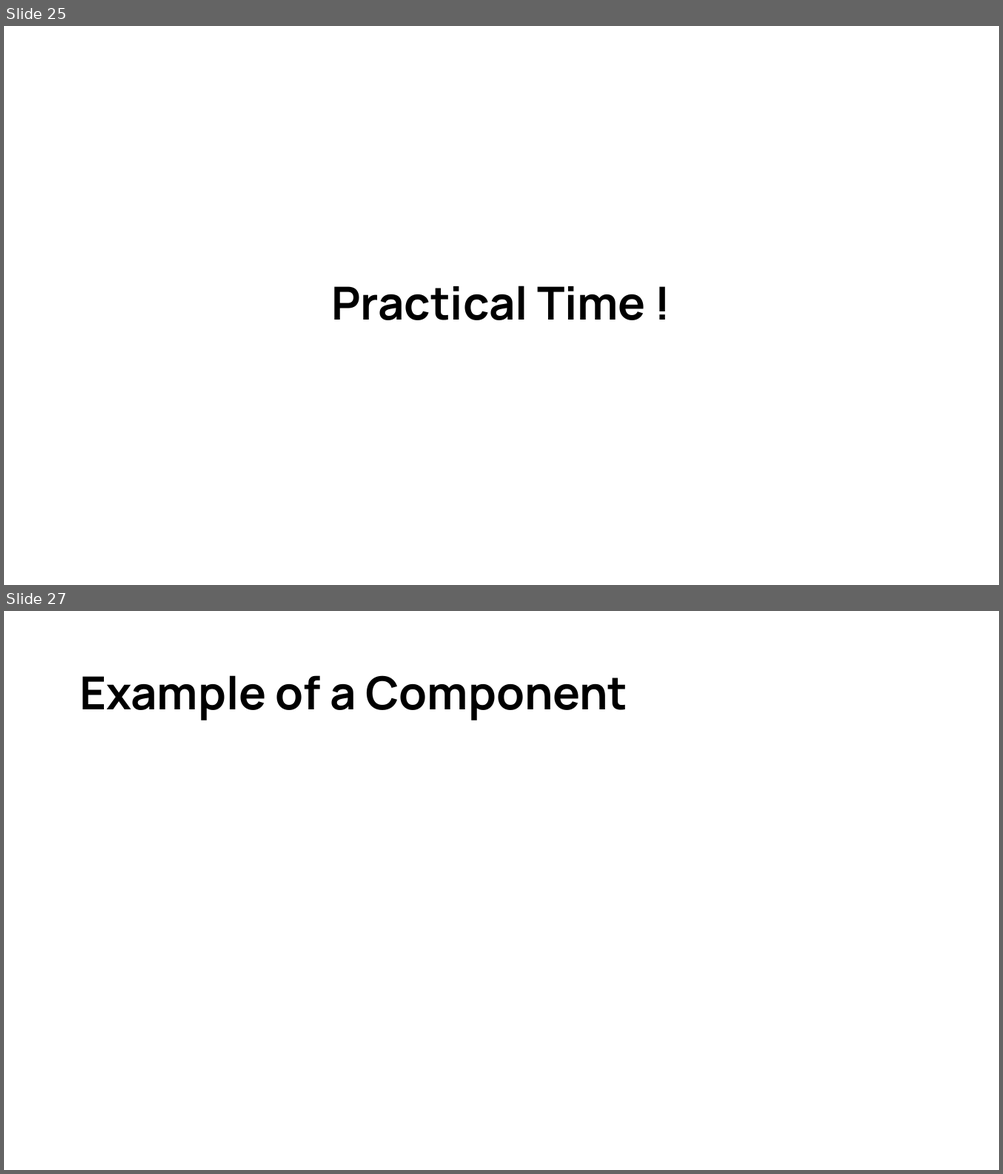
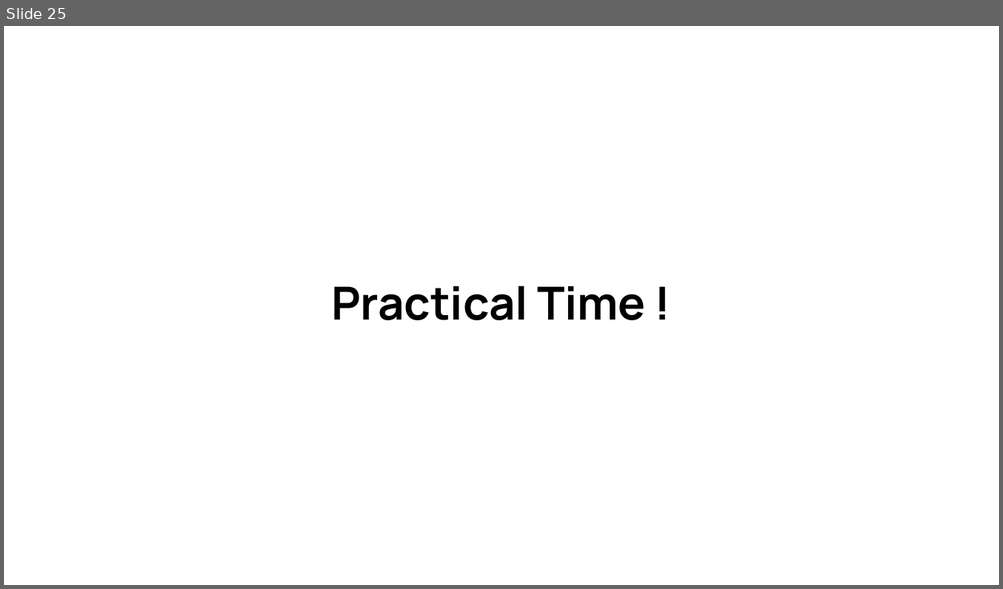
Before and after one commit to d33kshant/webdev-workshop, a slide deck: resources/workshop-presentation.pptx. Shown one above the other, each under a label of ours: slides 25 and 27 before the commit, slide 25 after it; the slides between them are not shown. The pictures are 1003x1174 and 1003x589 pixels, drawn with LibreOffice and Linux fonts; fonts in the diff are those of the drawing. Boxes give left, top, right and bottom in pixels: in the first picture for what was removed or moved away, otherwise in the second. Text is boxed around its words. In the diff, an @@ line names an element or a change of style, - is before the commit and + after.

```diff
--- a/resources/workshop-presentation.pptx
+++ b/resources/workshop-presentation.pptx
@@ slide 27 removed at (4, 611, 999, 1170), background #FFFFFF @@
@@ title removed at (79, 675, 627, 721) @@
-Example of a Component
```
Also in this commit, not shown: 5 slides changed, 6 slides added.
